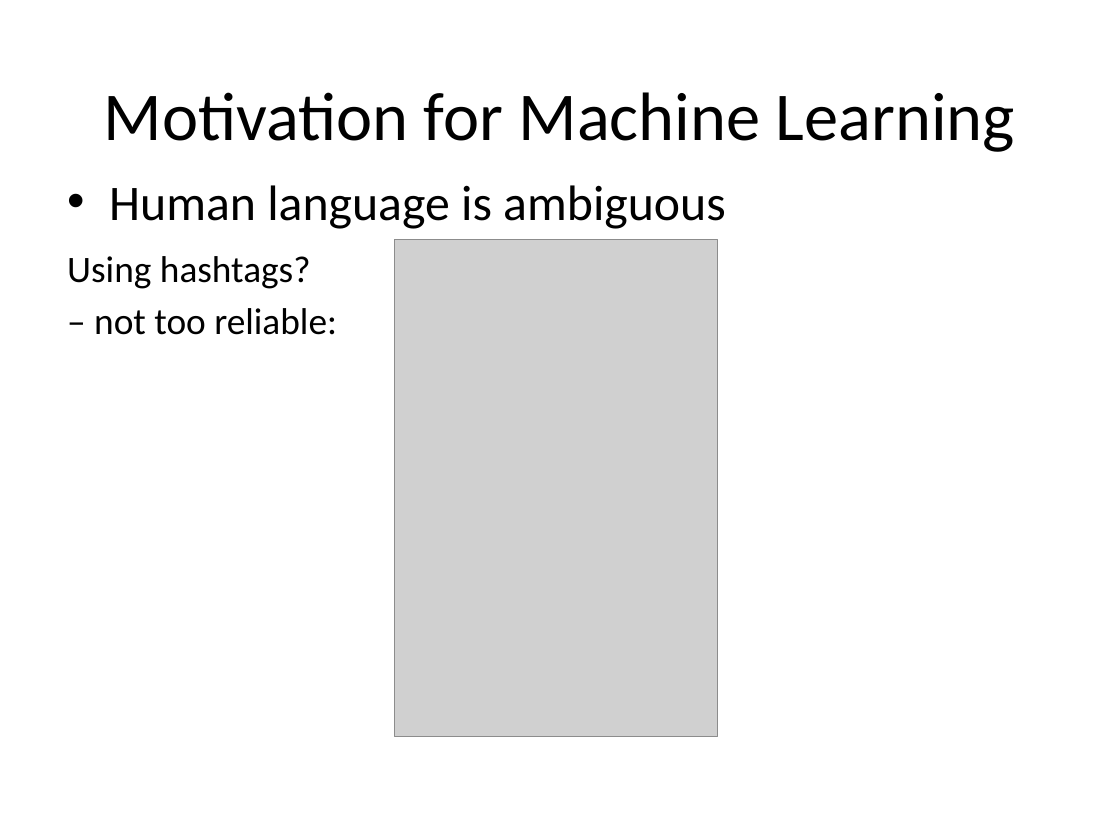
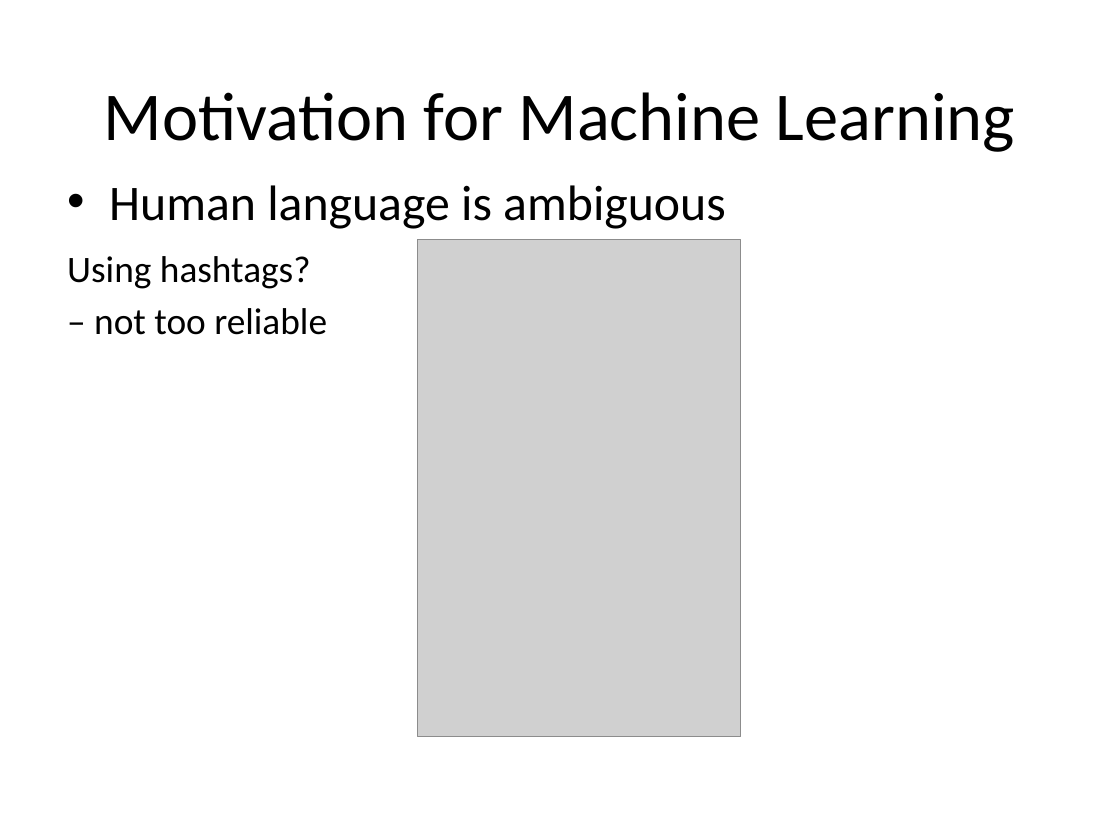
Before and after one commit to Oleksandra28/grad_forum, a slide deck: slide 13 of grad-presentation-sopova 2.pptx (slide 11 before the commit). Drawn at 1120x840 pixels with LibreOffice and Linux fonts; fonts in the diff are those of the drawing; grey boxes stand for pictures; background and template pictures are left out. Boxes give left, top, right and bottom in pixels: in the first picture for what was removed or moved away, otherwise in the second. Text is boxed around its words. In the diff, an @@ line names an element or a change of style, - is before the commit and + after.

```diff
--- a/grad-presentation-sopova 2.pptx
+++ b/grad-presentation-sopova 2.pptx
@@ picture: place and size @@
-picture at [394, 240, 717, 737]
+picture at [418, 240, 740, 737]
@@ text at [94, 308, 327, 335]: text changed @@
-– not too reliable:
+– not too reliable
```
Also in this commit, not shown: 5 other slides changed, 7 slides added, 2 slides removed, 3 other files.
